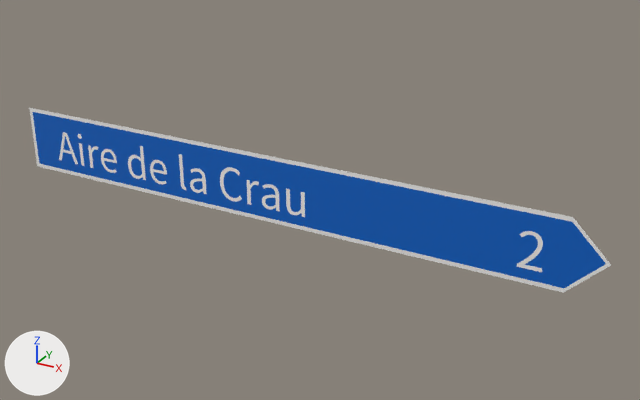
Renders of the glTF model panneaux/06_D_direction/D47b.glb from each side of a commit.
Both versions are drawn from a 50 mm lens placed at (3.83, -6.14, 3.07), pointed at (0.36, 0.16, -0.07). Every picture has the same lights, and +X, +Y and +Z are marked at lower left. The older version comes first. Where no turn or scale is listed for an object, it has been applied to the vertices. Vertices at exactly the same position are counted once.

Objects in the first picture: 'D47b_lis00', 'D47b_reg01', 'D47b_txt02', 'D47b_txt03'.
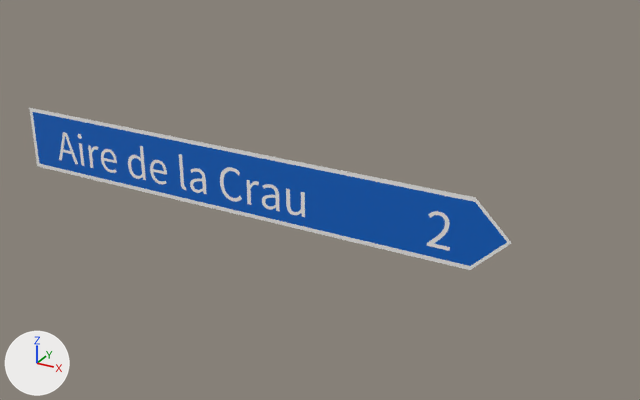
The newer file is also turned or shifted as a whole; pictures and numbers use the older file's frame.

What changed in the scene script:
```text
Change me_lis_198:
    used by ob_d47b_lis00; location = (0.0, -0.002, 0.0)
    before: 1 (2.59, 0.0, 0.32) at pixel (572, 217), 2 (2.91, 0.0, 0.0) at pixel (611, 265), 3 (2.59, 0.0, -0.32) at pixel (563, 292), 6 (2.59, 0.0, 0.32) at pixel (572, 217), 7 (2.91, 0.0, 0.0) at pixel (611, 265)
    before: 8 (2.59, 0.0, -0.32) at pixel (563, 292)
    remove me_lis_198.from_pydata(...)  # 10 vertices, 16 faces; spans x -2.91..2.91, y 0.0, z -0.32..0.32
    add me_lis_198.from_pydata(...)  # 10 vertices, 16 faces; spans x -2.91..2.15, y 0.0, z -0.32..0.32
    me_lis_198 part 1
    add for i in [1, 2, 3, 6, 7, 8]: me_lis_198.vertices[i].co += Vector((-0.76, 0.0, 0.0))
Change me_reg_198:
    used by ob_d47b_reg01; location = (0.0, -0.002, 0.0)
    before: 1 (2.59, 0.0, 0.28) at pixel (572, 221), 2 (2.87, 0.0, 0.0) at pixel (606, 264), 3 (2.59, 0.0, -0.28) at pixel (564, 288), 6 (2.59, 0.0, 0.28) at pixel (572, 221), 7 (2.87, 0.0, 0.0) at pixel (606, 264)
    before: 8 (2.59, 0.0, -0.28) at pixel (564, 288)
    remove me_reg_198.from_pydata(...)  # 10 vertices, 16 faces; spans x -2.87..2.87, y 0.0, z -0.28..0.28
    add me_reg_198.from_pydata(...)  # 10 vertices, 16 faces; spans x -2.87..2.11, y 0.0, z -0.28..0.28
    me_reg_198 part 2
    add for i in [1, 2, 3, 6, 7, 8]: me_reg_198.vertices[i].co += Vector((-0.76, 0.0, 0.0))
Change me_t_2633:
    used by ob_d47b_txt03; location = (2.429, -0.003, 0.0)
    remove me_t_2633.from_pydata(...)  # 178 vertices, 352 faces; spans x -0.225..-0.022, y 0.0, z -0.19..0.135
    add me_t_2633.from_pydata(...)  # 178 vertices, 352 faces; spans x -0.981..-0.778, y 0.0, z -0.19..0.135
    me_t_2633 part 3: the whole mesh is moved by (-0.756, 0.0, 0.0)
```

Changed parts and their boxes [x1, y1, x2, y2] in the pictures (640 x 400 px):
'D47b_reg01', reshaped (17% narrower, 12% shorter)
    before: [33, 112, 606, 288]
    after: [33, 112, 507, 266]
'D47b_lis00', reshaped (17% narrower, 12% shorter)
    before: [29, 108, 611, 293]
    after: [29, 108, 511, 270]
'D47b_txt03', moved
    before: [516, 231, 543, 272]
    after: [427, 211, 450, 251]
